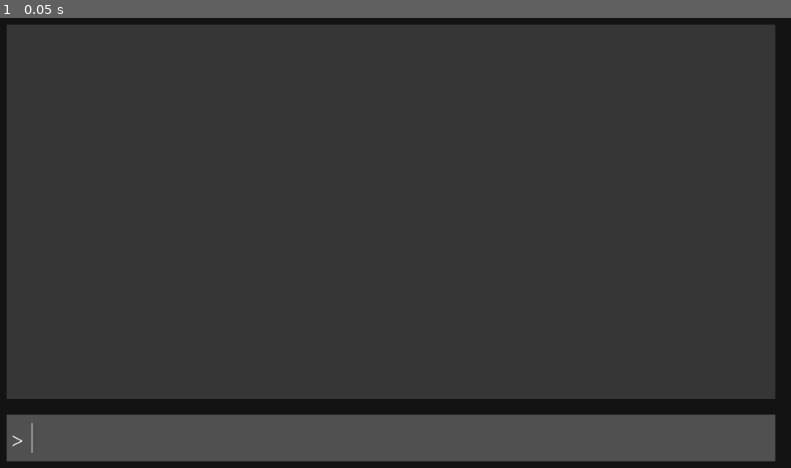
Above: before the commit, frame 1.
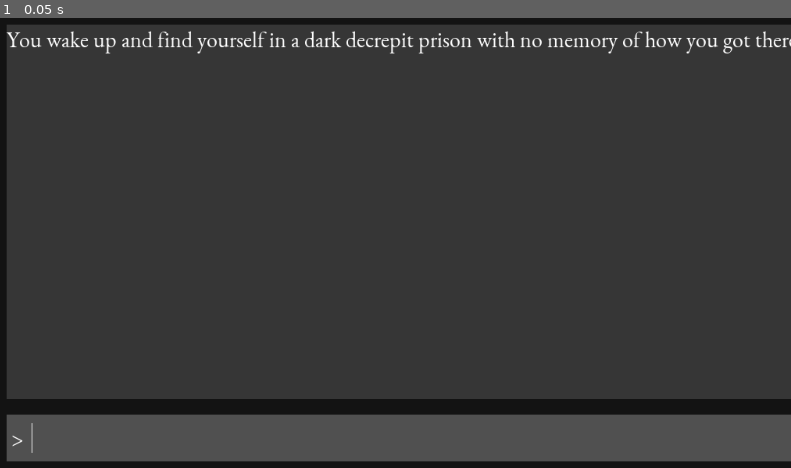
Above: after the commit, the same moment.

Repository: philipuriarte/Godot-Retro-Text-Adventure-Tutorial
Game: Godot game, scene res://scenes/game.tscn
Two runs of this game, one before a commit and one after it. Both use one fixed random seed, a clock stepped at 60 frames per second and the inputs below.
Inputs:
- Up to frame 1 (0.05 s): no input

The runs differ from the first frame. In frame 1, 2.9% of the frame differs, in the area x 0-100%, y 1-99%.

Commit message:
Add starting message when game is launched

Diff:
--- a/logic/game.gd
+++ b/logic/game.gd
@@ -18,6 +18,9 @@
 func _ready() -> void:
 	scrollbar.connect("changed", self, "handle_scrollbar_changed")
 	max_scroll_len = scrollbar.max_value
+	var starting_msg = Response.instance()
+	starting_msg.text = "You wake up and find yourself in a dark decrepit prison with no memory of how you got there. Find your way out."
+	add_response(starting_msg)
 
 
 # Auto-scroll functionality
